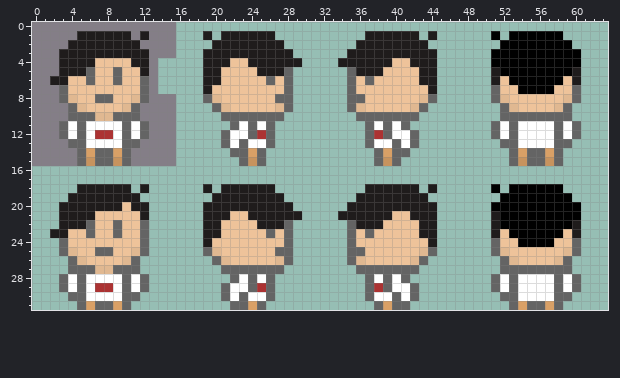
Pixel-art sprite -- Sprites/Svenn/svenn-animation-sheet-idle.png. Above is the file before it was changed.
The file is 64x32 pixels.
Once edited:
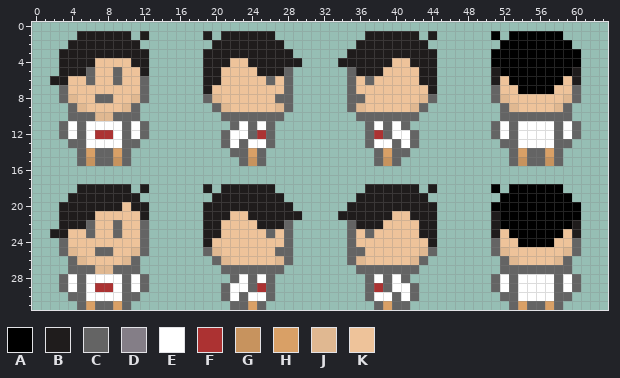
Palette (. is transparent): A #000000  B #1f1c1c  C #646464  D #847e87  E #ffffff  F #ac3232  G #c7935e  H #d9a066  J #e0b891  K #eec39a
The edit:
@@ x 0..17 @@
- 0 DDDDDDDDDDDDDDDD..
- 1 DDDDDBBBBBBDBDDD..
- 2 DDDDBBBBBBBBDDDD..
- 3 DDDBBBBBBBBBBDDD..
- 4 DDDBBBBKKKKBBD....
- 5 DDDBBBCKKCKKBD....
- 6 DDBBKKCKKCKKCD....
- 7 DDDCKKKKKKKKCD....
- 8 DDDCJKKCCKKJCDDD..
- 9 DDDDCJKKKKJCDDDD..
-10 DDDDCCCJJCCCDDDD..
-11 DDDCECEEEECECDDD..
-12 DDDCECEFFECECDDD..
-13 DDDDCCEEEECCDDDD..
-14 DDDDDCHCCHCDDDDD..
-15 DDDDDCGCCGCDDDDD..
+ 0 ..................
+ 1 .....BBBBBB.B.....
+ 2 ....BBBBBBBB......
+ 3 ...BBBBBBBBBB.....
+ 4 ...BBBBKKKKBB.....
+ 5 ...BBBCKKCKKB.....
+ 6 ..BBKKCKKCKKC.....
+ 7 ...CKKKKKKKKC.....
+ 8 ...CJKKCCKKJC.....
+ 9 ....CJKKKKJC......
+10 ....CCCJJCCC......
+11 ...CECEEEECEC.....
+12 ...CECEFFECEC.....
+13 ....CCEEEECC......
+14 .....CHCCHC.......
+15 .....CGCCGC.......
 16 ..................
Boxes around the changes in both pictures, in picture pixels (x1, y1, x2, y2):
erased: (32, 22, 176, 166)
